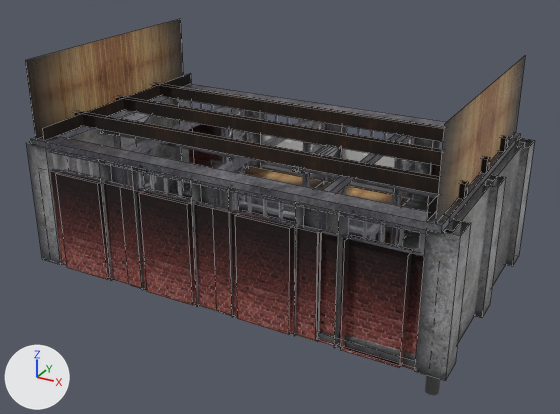
The FBX model assets/map.fbx as it was, and as the next commit left it.
Both versions are drawn from a camera (50 mm lens) standing at (0.546, -1.047, 0.586) and looking at (0.009, -0.072, 0.098). Arrows for +X, +Y and +Z are at lower left; the lights stay in place. Mesh edges are drawn as thin lines on the coarser meshes. Where no turn or scale is listed for an object, it has been applied to the vertices.
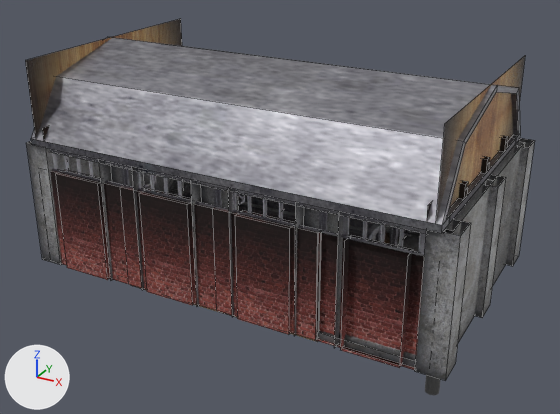
Boxes [x1, y1, x2, y2] around the edits, measured in the pictures (560 x 414 px):
'pTorus2', shown
    after: [31, 37, 520, 225]
'polySurface111', unchanged, covered by the edit
    before: [25, 19, 184, 139]
    after: [25, 19, 182, 138]
'pCube206', unchanged, covered by the edit
    before: [74, 111, 468, 199]
    after: [458, 180, 468, 199]
'pCube204', unchanged, covered by the edit
    before: [116, 96, 490, 173]
    after: [481, 156, 490, 173]
'pCube205', unchanged, covered by the edit
    before: [152, 83, 508, 151]
    after: [500, 136, 508, 151]

What changed in the scene script:
```text
Change ob_ptorus2:
    remove ob_ptorus2.hide_viewport = True
```
